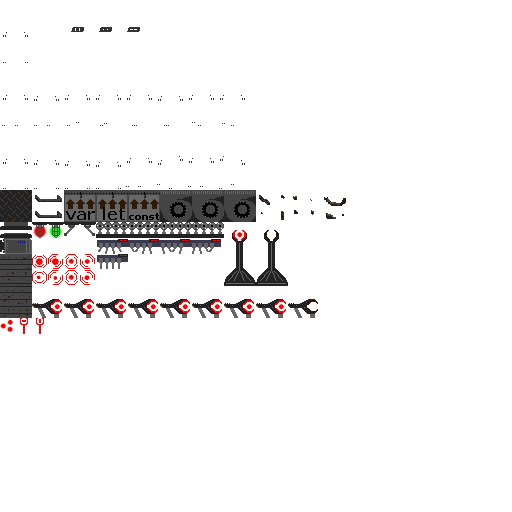
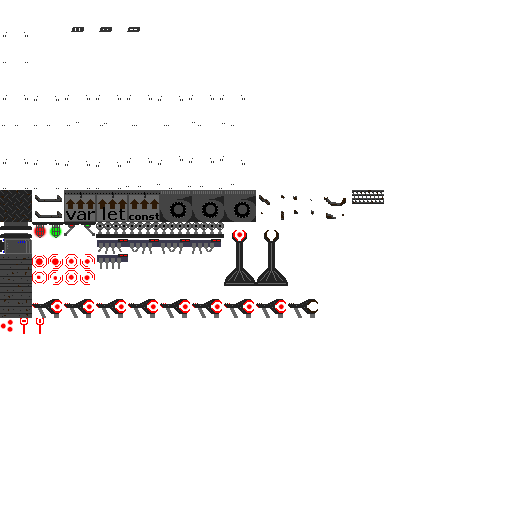
Two versions of the same layered image (512 × 512). Layer-by-layer changes:
painted on "Background" over [352, 190, 384, 204]
